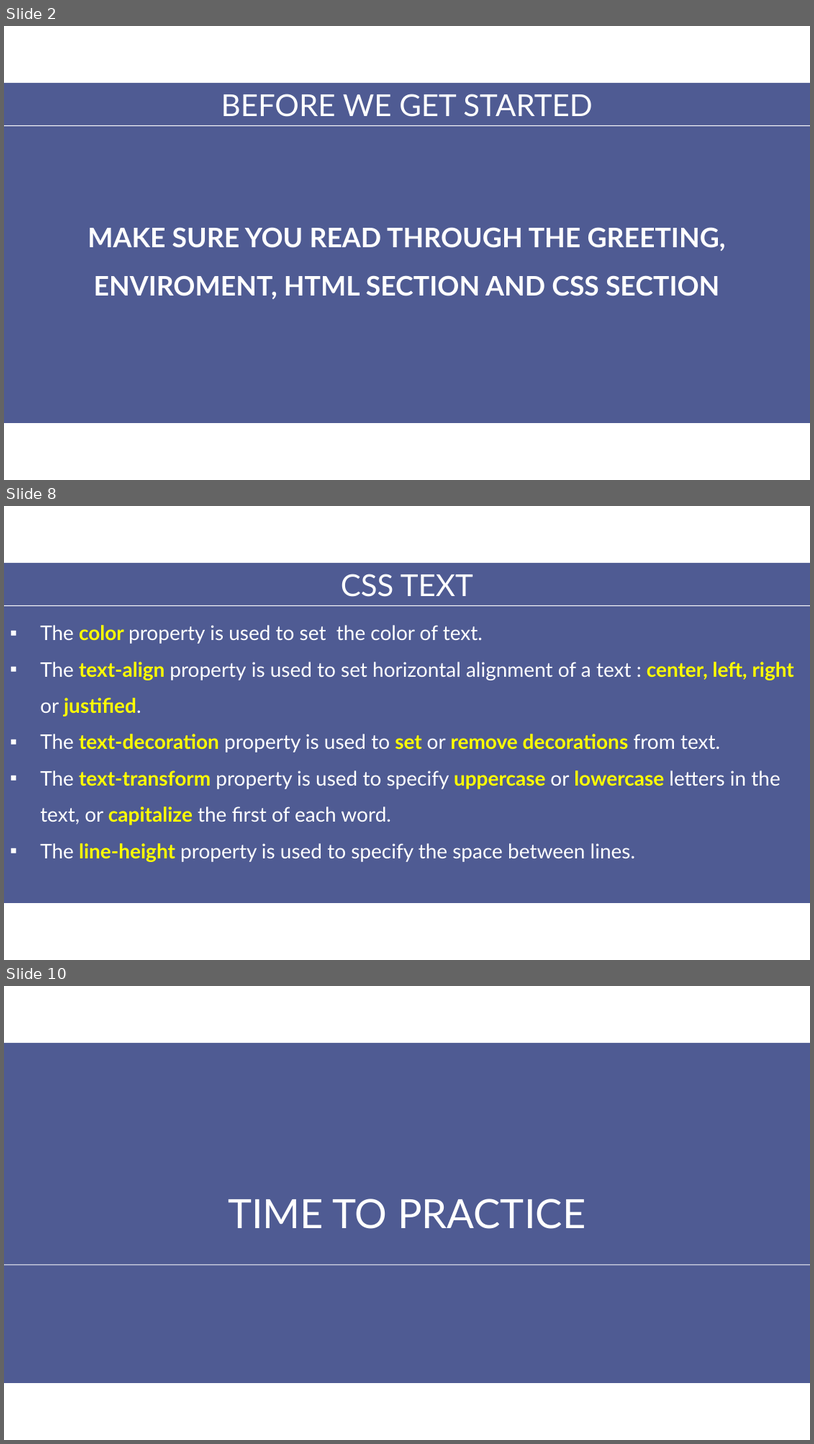
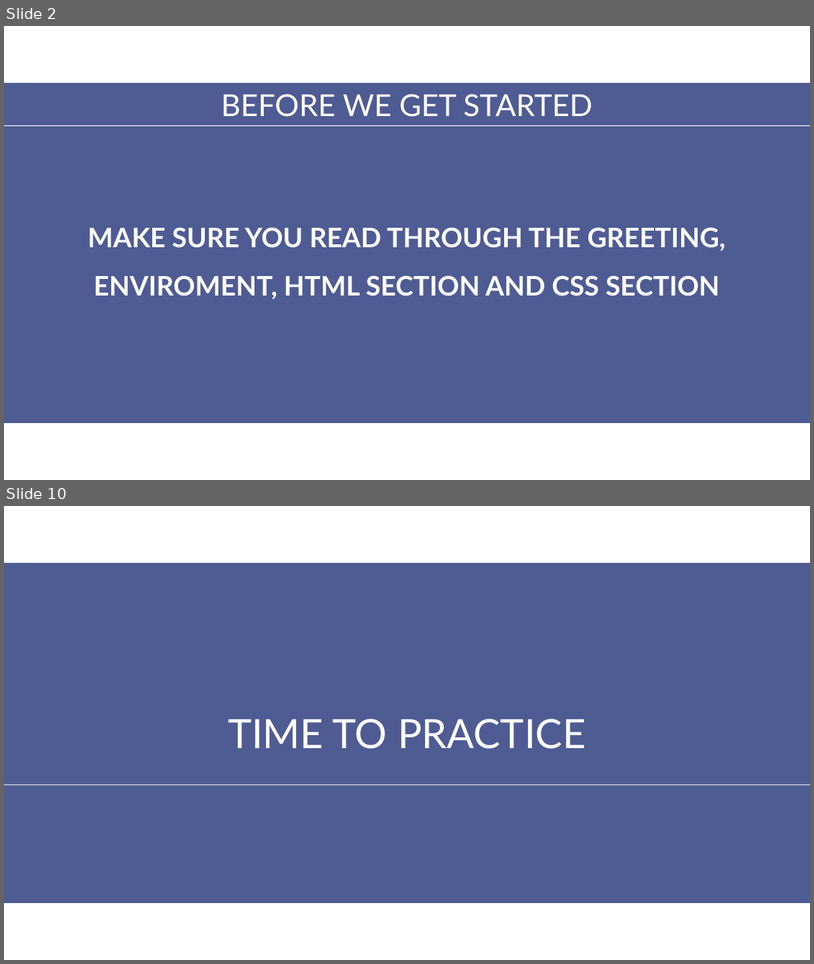
Before and after one commit to aptech-php/aptech-php-course, a slide deck: HTML-CSS-JS/slides/4-JavaScript.pptx. Shown one above the other, each under a label of ours: slides 2, 8 and 10 before the commit, slides 2 and 10 after it; the slides between them are not shown. The pictures are 814x1444 and 814x964 pixels, drawn with LibreOffice and Linux fonts; fonts in the diff are those of the drawing. Boxes give left, top, right and bottom in pixels: in the first picture for what was removed or moved away, otherwise in the second. Text is boxed around its words. In the diff, an @@ line names an element or a change of style, - is before the commit and + after.

```diff
--- a/HTML-CSS-JS/slides/4-JavaScript.pptx
+++ b/HTML-CSS-JS/slides/4-JavaScript.pptx
@@ slide 8 removed at (4,506,810,960), background #FFFFFF @@
@@ rectangle removed at (4,563,810,903) @@
@@ text removed at (341,574,473,597) @@
-CSS TEXT
@@ line removed from (4, 606) to (810, 606) @@
@@ text removed at (40,625,795,862) @@
-▪ The color property is used to set the color of text.
-▪ The text-align property is used to set horizontal alignment of a text : center, left, right or justified.
-▪ The text-decoration property is used to set or remove decorations from text.
-▪ The text-transform property is used to specify uppercase or lowercase letters in the text, or capitalize the first of each word.
-▪ The line-height property is used to specify the space between lines.
```
Also in this commit, not shown: 4 slides changed, 3 slides added, 2 other slides removed, 1 other file.
